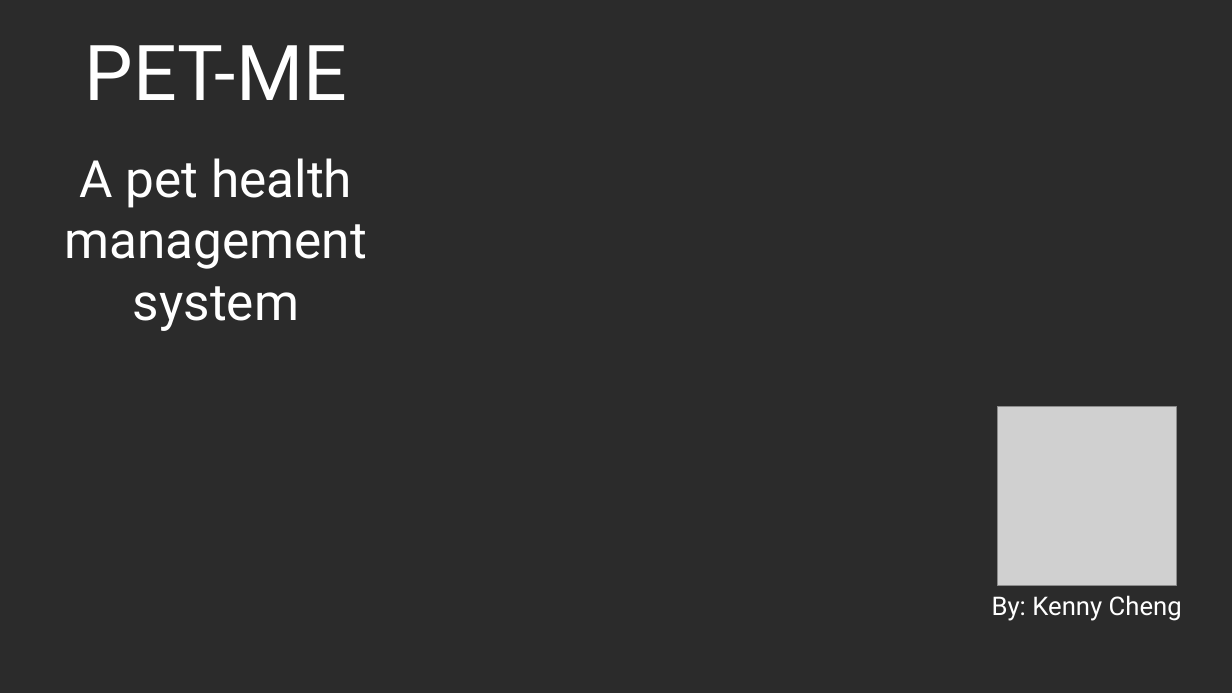
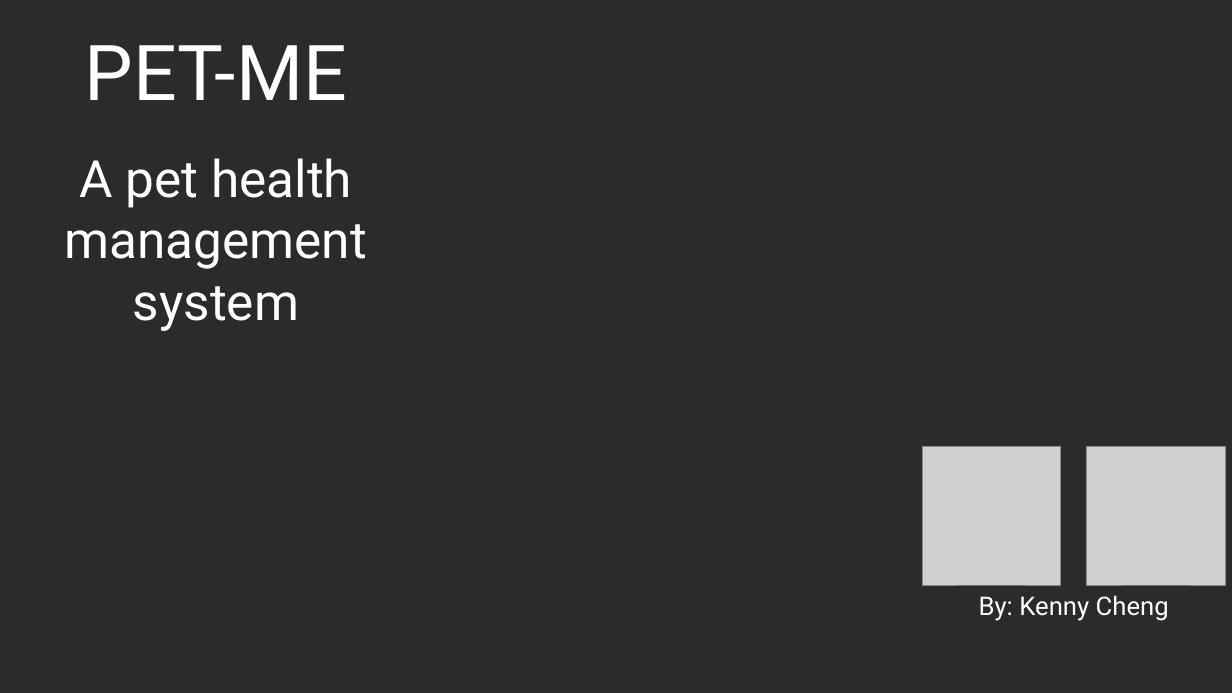
Before and after one commit to fcynnek/Final-Project, a slide deck: slide 1 of Final Project Documentation/Final Project Presentation.pptx. Drawn at 1232x693 pixels with LibreOffice and Linux fonts; fonts in the diff are those of the drawing; grey boxes stand for pictures; background and template pictures are left out; a plain dark background stands for a picture behind light text. Boxes give left, top, right and bottom in pixels: in the first picture for what was removed or moved away, otherwise in the second. Text is boxed around its words. In the diff, an @@ line names an element or a change of style, - is before the commit and + after.

```diff
--- a/Final Project Documentation/Final Project Presentation.pptx
+++ b/Final Project Documentation/Final Project Presentation.pptx
@@ picture: place and size @@
-picture at [997,407,1177,586]
+picture at [922,446,1061,585]
@@ picture added at [1087,446,1226,585] @@
@@ text "By: Kenny Cheng": place and size @@
-text "By: Kenny Cheng" at [992,595,1182,621]
+text "By: Kenny Cheng" at [979,595,1169,621]
```
Also in this commit, not shown: 3 other slides changed, 1 slide added.
